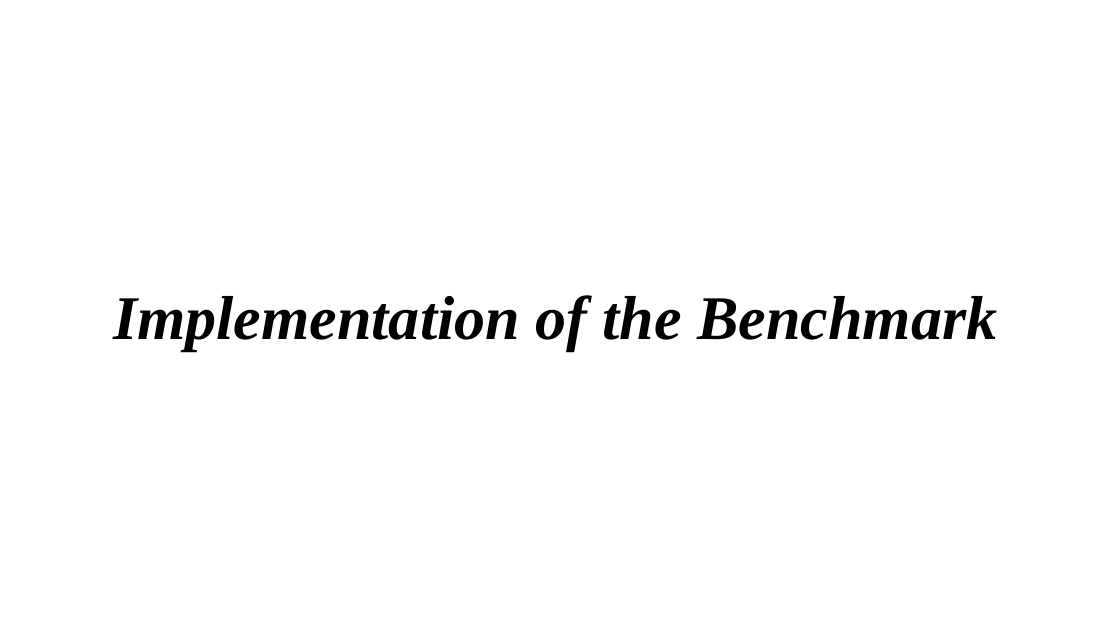
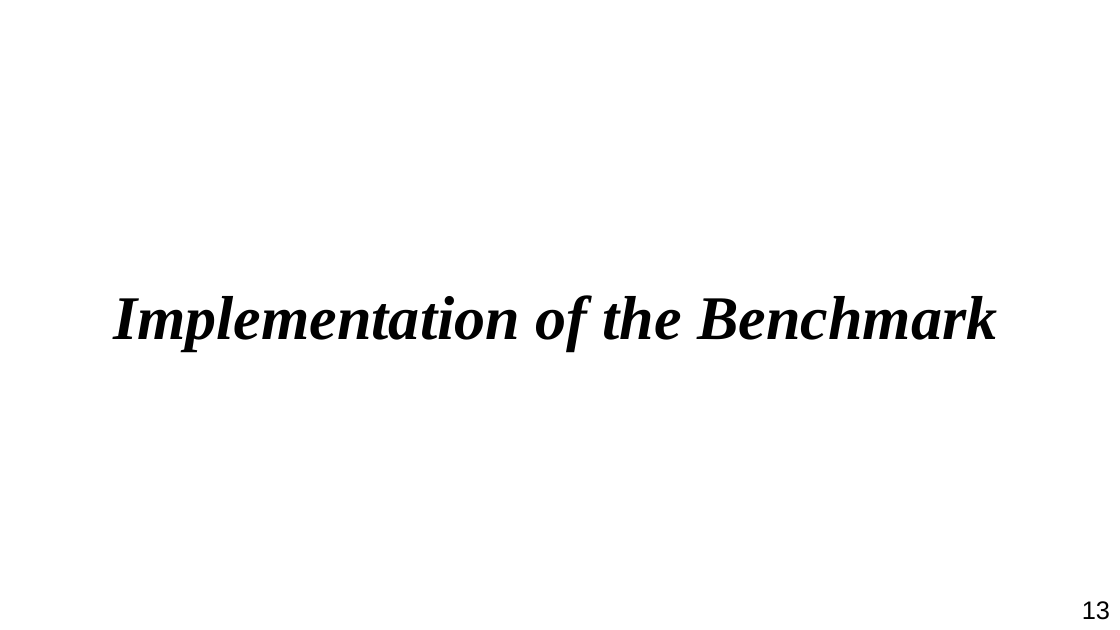
Before and after one commit to lhahner/opti-perf, a slide deck: slide 16 of docs/presentation/topic-presentation.odp. Drawn at 1120x630 pixels with LibreOffice and Linux fonts; fonts in the diff are those of the drawing. Boxes give left, top, right and bottom in pixels: in the first picture for what was removed or moved away, otherwise in the second. Text is boxed around its words. In the diff, an @@ line names an element or a change of style, - is before the commit and + after.

```diff
--- a/docs/presentation/topic-presentation.odp
+++ b/docs/presentation/topic-presentation.odp
@@ text added at <box>1082,601,1110,620</box>, 18 pt, text #000000 @@
+13
```
Also in this commit, not shown: 4 other slides changed, 1 slide added, 7 other files.
